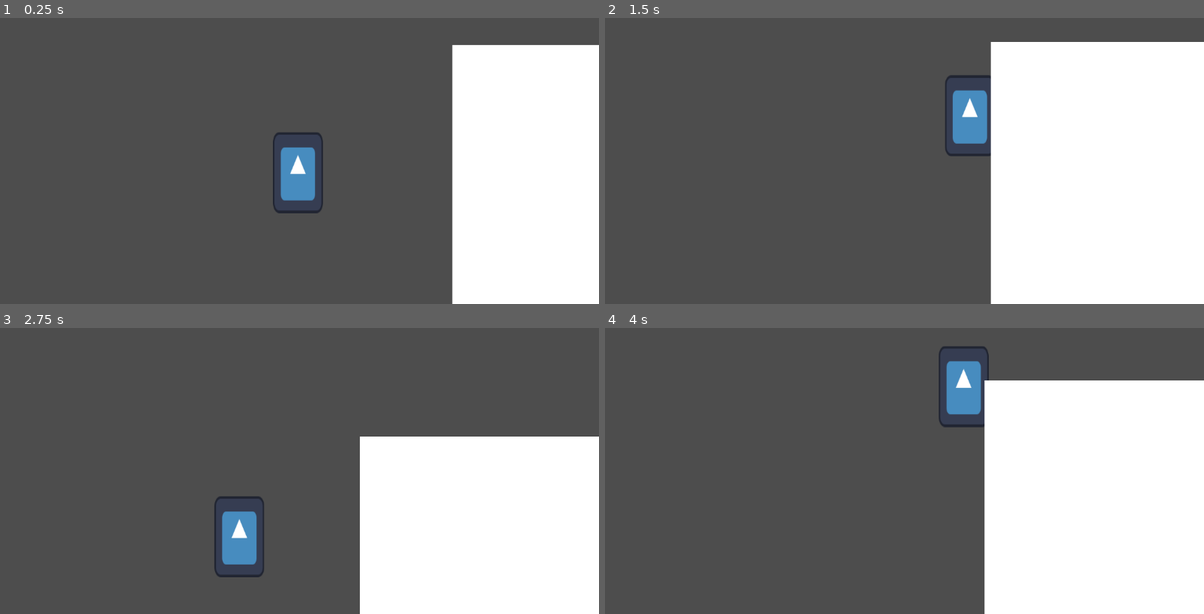
Above: before the commit, frames 1-4 (two rows, left to right).
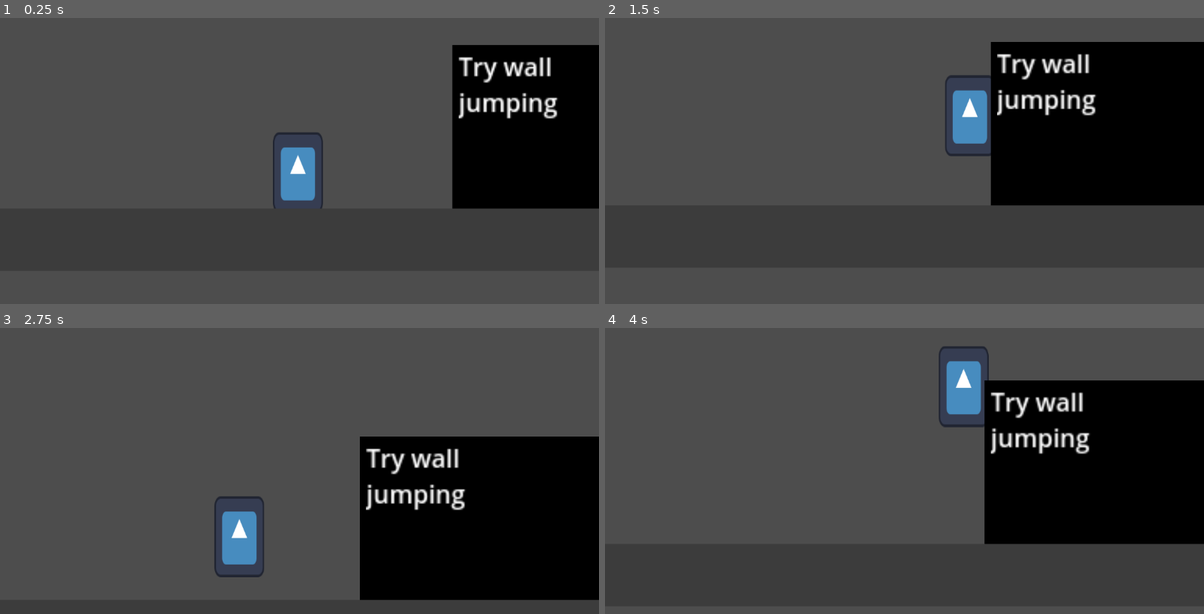
Above: after the commit, the same moments.

Repository: Joogensen/Lumen-Essense
Game: Godot game, scene res://Scenes/main.tscn
Two runs of this game, one before a commit and one after it. Both use one fixed random seed, a clock stepped at 60 frames per second and the inputs below. The engine's default icon, where the game draws it, is replaced by a stand-in: a white triangle on a blue panel in a dark square.
Inputs:
- Up to frame 1 (0.25 s): no input
- Up to frame 2 (1.5 s): hold Right (right) from 0.53 s (still down); tap Space (jump) at 0.6, 0.77, 1.07, 1.35 s
- Up to frame 3 (2.75 s): tap Space (jump) at 1.52, 1.82, 2.1 s; release Right (right) at 2.03 s; hold Left (left) from 2.03 s (still down)
- Up to frame 4 (4 s): release Left (left) at 2.78 s; hold Right (right) from 2.78 s (still down); tap Space (jump) at 2.85, 3.02, 3.32, 3.6, 3.77 s

The runs differ from the first frame. In frame 1, 22% of the frame differs, in the area x 45-100%, y 9-100%; in frame 2, 33%, in the area x 64-100%, y 8-100%; in frame 3, 25%; in frame 4, 30%.

Commit message:
Update main.tscn

Diff:
--- a/Scenes/main.tscn
+++ b/Scenes/main.tscn
@@ -5,7 +5,7 @@
 [sub_resource type="WorldBoundaryShape2D" id="WorldBoundaryShape2D_8830q"]
 
 [sub_resource type="RectangleShape2D" id="RectangleShape2D_2l3o2"]
-size = Vector2(216.5, 173)
+size = Vector2(216.5, 105)
 
 [node name="Main" type="Node2D"]
 
@@ -25,14 +25,31 @@
 position = Vector2(554, 474)
 shape = SubResource("WorldBoundaryShape2D_8830q")
 
+[node name="ColorRect" type="ColorRect" parent="StaticBody2D"]
+offset_left = 3.0
+offset_top = 473.0
+offset_right = 1155.0
+offset_bottom = 513.0
+color = Color(0.235294, 0.235294, 0.235294, 1)
+
 [node name="StaticBody2D2" type="StaticBody2D" parent="."]
 
 [node name="CollisionShape2D" type="CollisionShape2D" parent="StaticBody2D2"]
-position = Vector2(763, 454.5)
+position = Vector2(763, 420.5)
 shape = SubResource("RectangleShape2D_2l3o2")
 
 [node name="ColorRect" type="ColorRect" parent="StaticBody2D2"]
 offset_left = 652.0
 offset_top = 368.0
 offset_right = 870.0
-offset_bottom = 540.0
+offset_bottom = 473.0
+color = Color(0, 0, 0, 1)
+
+[node name="RichTextLabel" type="RichTextLabel" parent="StaticBody2D2/ColorRect"]
+layout_mode = 0
+offset_left = 4.0
+offset_top = 2.0
+offset_right = 69.0
+offset_bottom = 104.0
+text = "Try wall jumping"
+autowrap_mode = 1
